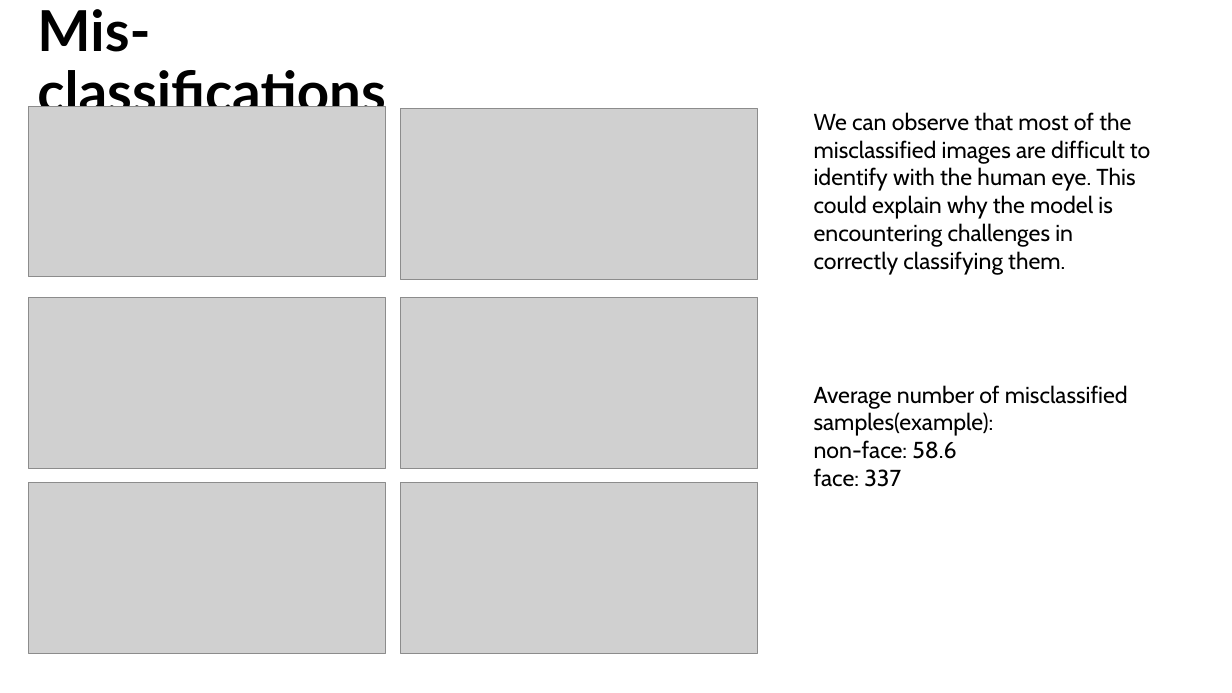
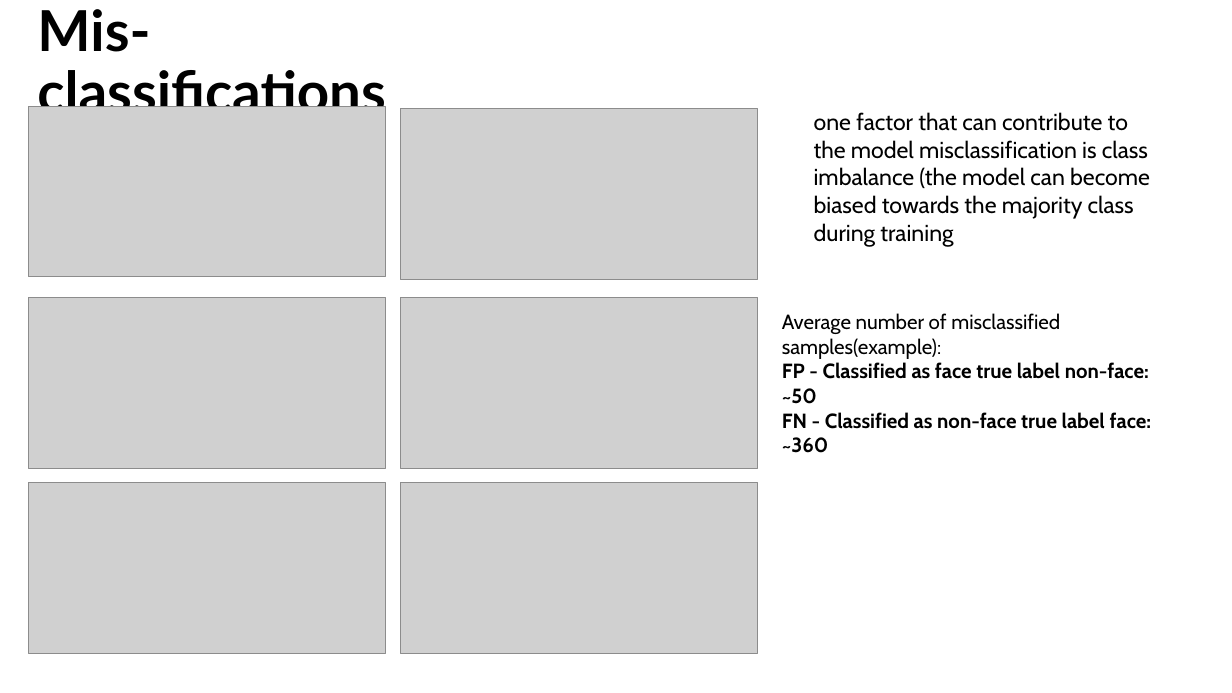
Before and after one commit to noatal345/Image_Classification_Task, a slide deck: slide 7 of results.pptx. Drawn at 1232x693 pixels with LibreOffice and Linux fonts; fonts in the diff are those of the drawing; grey boxes stand for pictures; background and template pictures are left out. Boxes give left, top, right and bottom in pixels: in the first picture for what was removed or moved away, otherwise in the second. Text is boxed around its words. In the diff, an @@ line names an element or a change of style, - is before the commit and + after.

```diff
--- a/results.pptx
+++ b/results.pptx
@@ text at bbox=[814, 112, 1150, 247]: text changed @@
-We can observe that most of the misclassified images are difficult to identify with the human eye. This could explain why the model is encountering challenges in correctly classifying them.
+one factor that can contribute to the model misclassification is class imbalance (the model can become biased towards the majority class during training
@@ text at bbox=[782, 313, 1151, 453]: text changed; size 18 to 16 pt; bold on @@
-Average number of misclassified samples(example):
-non-face: 58.6
-face: 337
+Average number of misclassified samples(example):
+FP - Classified as face true label non-face:
+~50
+FN - Classified as non-face true label face:
+~360
```
Also in this commit, not shown: 3 other files.
